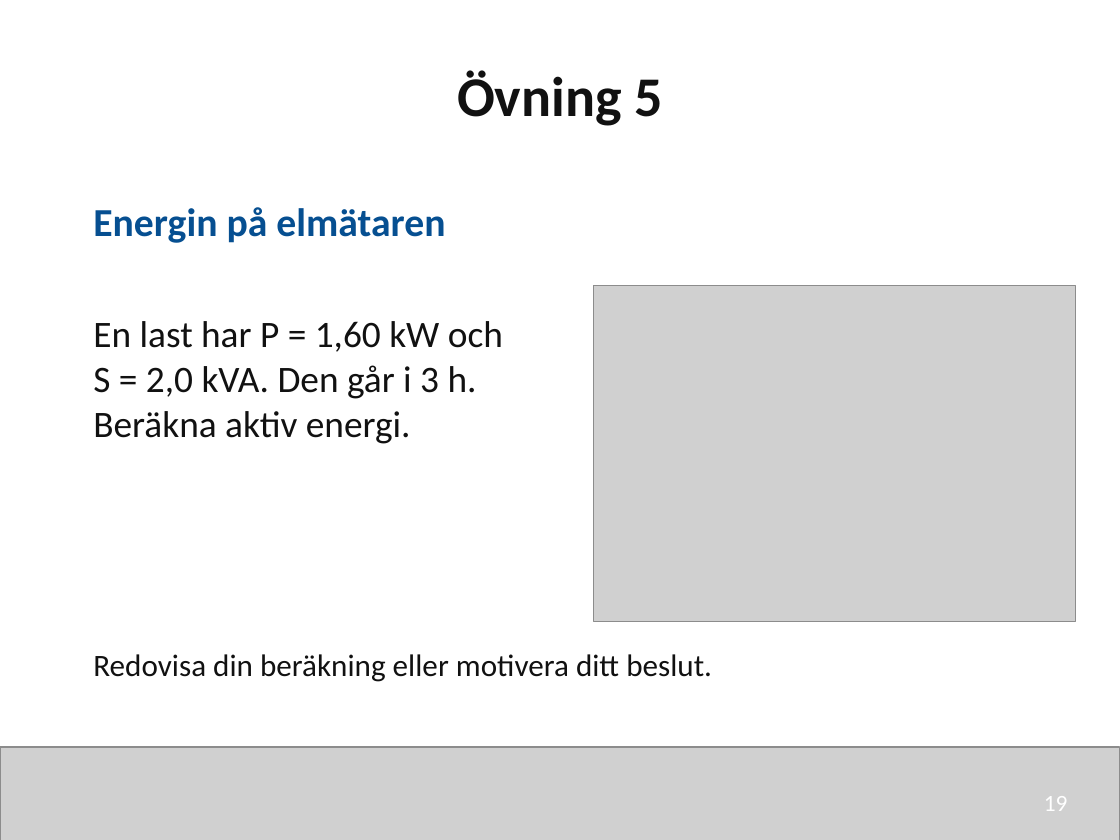
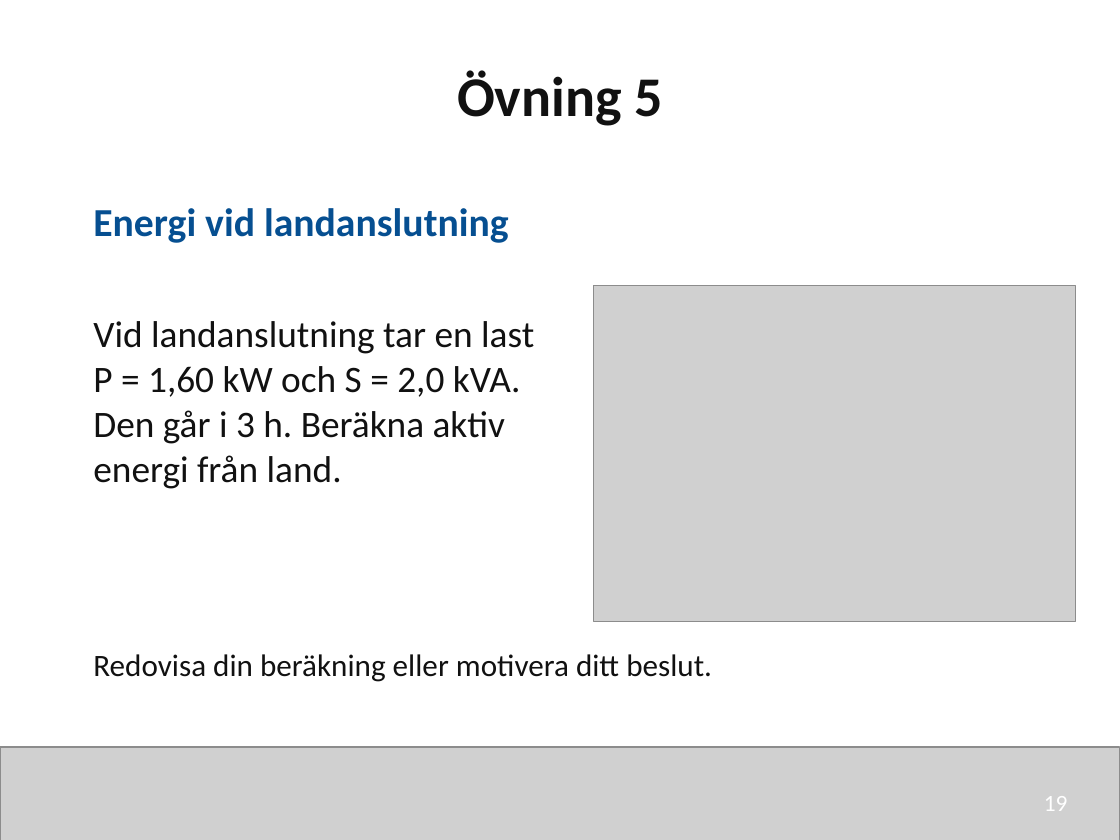
Before and after one commit to nj22az/nj22az.github.io, a slide deck: slide 19 of sjoskolan/vecka-40/aktuell/v40_03_Effekt_i_vaxelstromskretsar_elev.pptx. Drawn at 1120x840 pixels with LibreOffice and Linux fonts; fonts in the diff are those of the drawing; grey boxes stand for pictures. Boxes give left, top, right and bottom in pixels: in the first picture for what was removed or moved away, otherwise in the second. Text is boxed around its words. In the diff, an @@ line names an element or a change of style, - is before the commit and + after.

```diff
--- a/sjoskolan/vecka-40/aktuell/v40_03_Effekt_i_vaxelstromskretsar_elev.pptx
+++ b/sjoskolan/vecka-40/aktuell/v40_03_Effekt_i_vaxelstromskretsar_elev.pptx
@@ text at (x1=93, y1=208, x2=509, y2=243): text changed @@
-Energin på elmätaren
+Energi vid landanslutning
@@ text at (x1=93, y1=321, x2=534, y2=489): text changed @@
-En last har P = 1,60 kW och S = 2,0 kVA. Den går i 3 h. Beräkna aktiv energi.
+Vid landanslutning tar en last P = 1,60 kW och S = 2,0 kVA. Den går i 3 h. Beräkna aktiv energi från land.
```
Also in this commit, not shown: 5 other slides changed, 12 other files.
